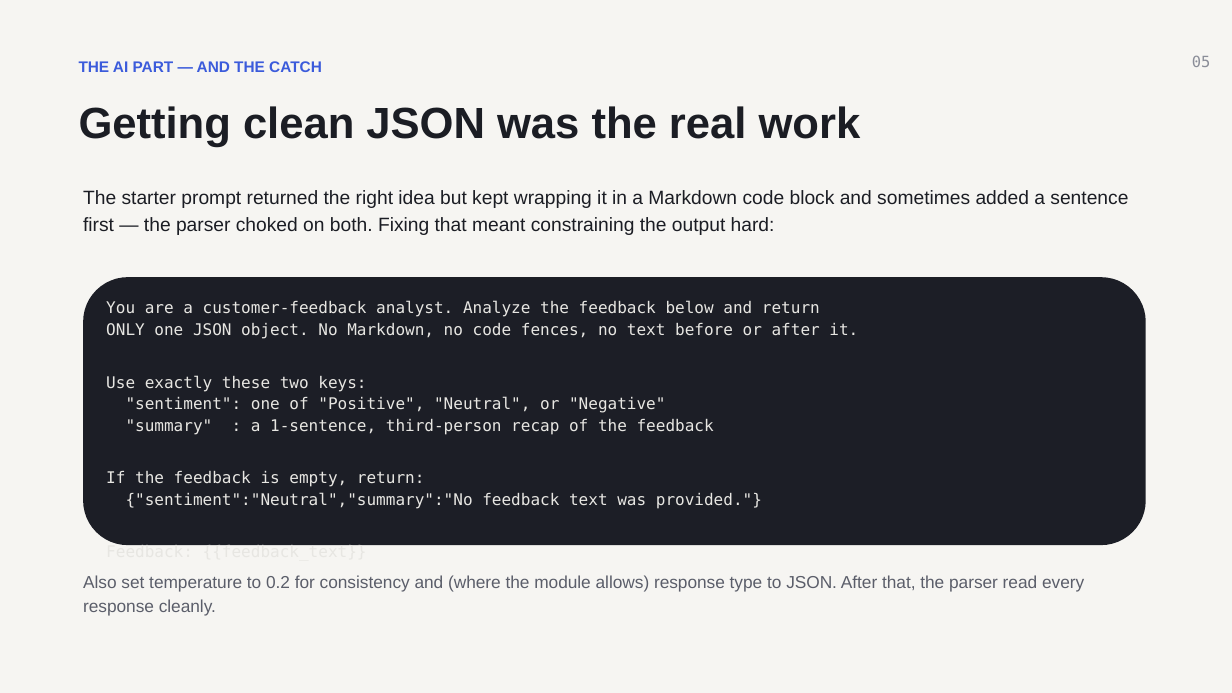
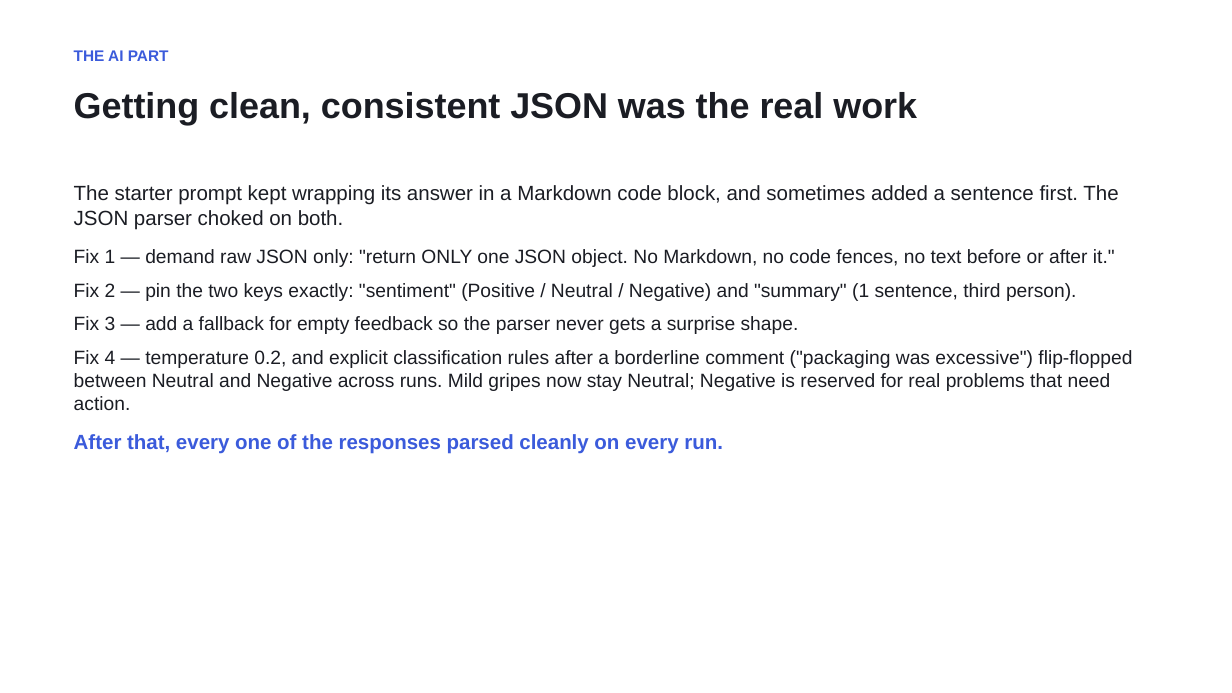
Before and after one commit to JasonTeixeira/tripleten-ai-automation-portfolio, a slide deck: slide 5 of projects/automated-feedback-analysis/Automated-Feedback-Analysis-Jason-Teixeira.pptx. Drawn at 1232x693 pixels with LibreOffice and Linux fonts; fonts in the diff are those of the drawing. Boxes give left, top, right and bottom in pixels: in the first picture for what was removed or moved away, otherwise in the second. Text is boxed around its words. In the diff, an @@ line names an element or a change of style, - is before the commit and + after.

Commit message:
feat: complete feedback-analysis project — live Make scenario, real run artifacts, submission links
- Built and verified the 5-module Make scenario (Forms -> Gemini 2.5 Flash ->
  Parse JSON -> Sheets -> Gmail with Negative-only filter); scheduling ON
- 7 real form responses processed: 3 Positive / 2 Neutral / 2 Negative,
  2 alert emails delivered
- Prompt hardened after a borderline case flip-flopped across runs
  (explicit classification rules; temp 0.2)
- Real screenshots (workflow, sheet, alert email) + exported blueprint.json
- Rebuilt the deck with embedded screenshots and live links; published as
  Google Slides; Sheet + blueprint shared view-only
- README/PRESENTATION prose pass + submission links filled in

```diff
--- a/projects/automated-feedback-analysis/Automated-Feedback-Analysis-Jason-Teixeira.pptx
+++ b/projects/automated-feedback-analysis/Automated-Feedback-Analysis-Jason-Teixeira.pptx
@@ rectangle removed at bbox=[0, 0, 1232, 693] @@
@@ text at bbox=[74, 50, 169, 61]: text changed @@
-THE AI PART — AND THE CATCH
+THE AI PART
@@ text removed at bbox=[1192, 55, 1210, 67] @@
-05
@@ text at bbox=[74, 92, 917, 125]: text changed; size 34 to 28 pt @@
-Getting clean JSON was the real work
+Getting clean, consistent JSON was the real work
@@ text at bbox=[74, 185, 1132, 454]: text changed; size 12.5 to 15 pt; font DejaVu Sans Mono to Arial; text colour #E7E6E2 to #1B1D24 @@
-You are a customer-feedback analyst. Analyze the feedback below and return
-ONLY one JSON object. No Markdown, no code fences, no text before or after it.
-Use exactly these two keys:
-"sentiment": one of "Positive", "Neutral", or "Negative"
-"summary" : a 1-sentence, third-person recap of the feedback
-If the feedback is empty, return:
-{"sentiment":"Neutral","summary":"No feedback text was provided."}
-Feedback: {{feedback_text}}
+The starter prompt kept wrapping its answer in a Markdown code block, and sometimes added a sentence first. The JSON parser choked on both.
+Fix 1 — demand raw JSON only: "return ONLY one JSON object. No Markdown, no code fences, no text before or after it."
+Fix 2 — pin the two keys exactly: "sentiment" (Positive / Neutral / Negative) and "summary" (1 sentence, third person).
+Fix 3 — add a fallback for empty feedback so the parser never gets a surprise shape.
+Fix 4 — temperature 0.2, and explicit classification rules after a borderline comment ("packaging was excessive") flip-flopped between Neutral and Negative across runs. Mild gripes now stay Neutral; Negative is reserved for real problems that need action.
+After that, every one of the responses parsed cleanly on every run.
@@ text removed at bbox=[83, 190, 1128, 235] @@
-The starter prompt returned the right idea but kept wrapping it in a Markdown code block and sometimes added a sentence first — the parser choked on both. Fixing that meant constraining the output hard:
@@ rounded rectangle removed at bbox=[83, 277, 1146, 545] @@
@@ text removed at bbox=[83, 575, 1084, 616] @@
-Also set temperature to 0.2 for consistency and (where the module allows) response type to JSON. After that, the parser read every response cleanly.
```
Also in this commit, not shown: 7 other slides changed, 2 slides added, 2 slides removed, 10 other files.
